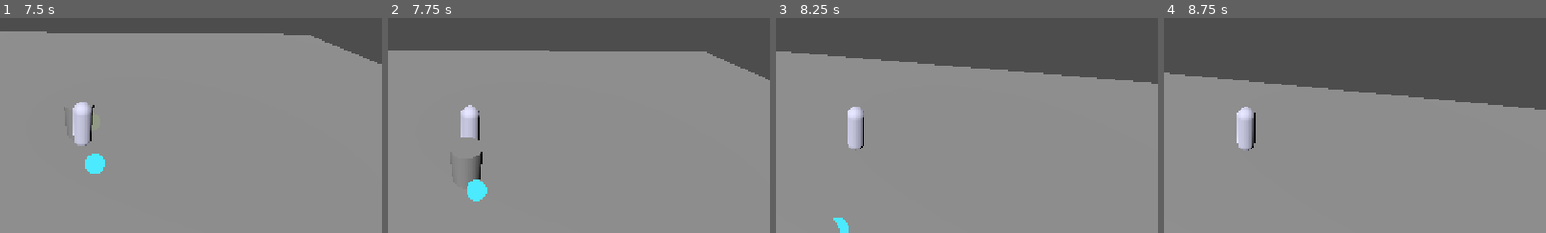
Above: before the commit, frames 1-4 (left to right).
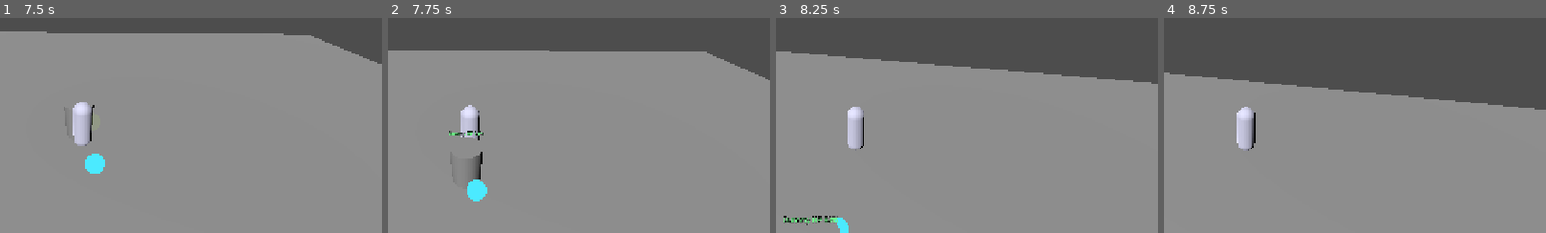
Above: after the commit, the same moments.

Repository: thegoatleroyjenkins/arpg-game
Game: Godot game, scene res://prototype3d/main_3d.tscn
Two runs of this game, one before a commit and one after it. Both use one fixed random seed, a clock stepped at 60 frames per second and the inputs below. This scene is started directly instead of the project's main scene.
Inputs (mouse positions are % of the whole screen's width and height, from its top left):
- Up to frame 1 (7.5 s): tap Enter (ui_accept) at 0.5, 5.75 s; move the mouse to (49, 52) at 0.52 s; press the mouse at (49, 52) at 0.53 s; hold W (move_up) 0.53-2.78 s; tap Space (jump) at 0.77, 1.52, 3.02, 3.77, 4.52, 6.02, 6.77 s; move the mouse to (57, 51) at 1.27 s; release the mouse at (57, 51) at 1.28 s; tap R (camera_recenter) at 1.35, 4.35, 7.35 s; move the mouse to (42, 49) at 2.02 s; tap Q (dash) at 2.1, 5.1 s; move the mouse to (51, 50) at 2.77 s; hold A (move_left) 2.78-3.53 s; tap Shift (sprint) at 2.85, 5.85 s; move the mouse to (46, 48) at 3.52 s; press the mouse at (46, 48) at 3.53 s; hold W (move_up) 3.53-5.78 s; move the mouse to (55, 50) at 4.27 s; release the mouse at (55, 50) at 4.28 s; move the mouse to (45, 50) at 5.02 s; move the mouse to (52, 48) at 5.77 s; hold D (move_right) 5.78-6.53 s; move the mouse to (49, 52) at 6.52 s; press the mouse at (49, 52) at 6.53 s; hold W (move_up) from 6.53 s (still down); move the mouse to (57, 51) at 7.27 s; release the mouse at (57, 51) at 7.28 s
- Up to frame 2 (7.75 s): keep holding W (move_up); tap Space (jump) at 7.52 s
- Up to frame 3 (8.25 s): keep holding W (move_up); move the mouse to (42, 49) at 8.02 s; tap Q (dash) at 8.1 s
- Up to frame 4 (8.75 s): keep holding W (move_up)
The pictures show only the part of the screen within x 39-89%, y 30-80%; the shares and areas given below are measured in that part.

Frame 1 is identical in both runs. In frame 2, 0.1% of the frame differs, in the area x 16-25%, y 52-56%; in frame 3, 0.3%, in the area x 2-17%, y 92-97%; in frame 4, nothing differs.

Commit message:
Add data-driven combat dummy health readout feedback

Diff:
--- a/prototype3d/combat_dummy_3d.gd
+++ b/prototype3d/combat_dummy_3d.gd
@@ -2,23 +2,102 @@
 
 @onready var mesh: MeshInstance3D = $MeshInstance3D
 
+@export_group("Dummy Feedback")
+@export var hit_flash_duration: float = 0.12
+@export var hit_flash_scale_bonus: float = 0.35
+
+@export_group("Health Readout")
+@export var health_label_height: float = 1.6
+@export var health_label_visible_time_on_hit: float = 1.5
+@export var health_label_show_when_full: bool = false
+@export var health_label_text_size: int = 28
+@export var health_label_color_high: Color = Color(0.45, 0.95, 0.55, 1.0)
+@export var health_label_color_mid: Color = Color(0.95, 0.85, 0.35, 1.0)
+@export var health_label_color_low: Color = Color(1.0, 0.38, 0.34, 1.0)
+
 var _base_scale: Vector3 = Vector3.ONE
 var _hit_flash_left: float = 0.0
+var _health_label_visible_left: float = 0.0
+var _health_label: Label3D = null
 
 func _ready() -> void:
 	super._ready()
 	if mesh != null:
 		_base_scale = mesh.scale
+	_create_health_label()
 	damage_taken.connect(_on_damage_taken)
+	health_changed.connect(_on_health_changed)
+	_update_health_label(current_health, max_health)
 
 func _process(delta: float) -> void:
+	_update_hit_flash(delta)
+	_update_health_label_visibility(delta)
+	_face_health_label_to_camera()
+
+func _update_hit_flash(delta: float) -> void:
 	if _hit_flash_left > 0.0:
 		_hit_flash_left = max(0.0, _hit_flash_left - delta)
 		if mesh != null:
-			var pulse: float = 1.0 + (_hit_flash_left * 0.35)
+			var normalized: float = 0.0
+			if hit_flash_duration > 0.0:
+				normalized = _hit_flash_left / hit_flash_duration
+			var pulse: float = 1.0 + (normalized * max(0.0, hit_flash_scale_bonus))
 			mesh.scale = _base_scale * pulse
 	elif mesh != null and mesh.scale != _base_scale:
 		mesh.scale = _base_scale
 
+func _update_health_label_visibility(delta: float) -> void:
+	if _health_label == null:
+		return
+	if _health_label_visible_left > 0.0:
+		_health_label_visible_left = max(0.0, _health_label_visible_left - delta)
+		_health_label.visible = true
+		return
+	if health_label_show_when_full:
+		_health_label.visible = true
+		return
+	var full_health: bool = current_health >= max_health - 0.001
+	_health_label.visible = not full_health
+
+func _create_health_label() -> void:
+	if _health_label != null:
+		return
+	_health_label = Label3D.new()
+	_health_label.name = "HealthLabel3D"
+	_health_label.position = Vector3(0.0, health_label_height, 0.0)
+	_health_label.billboard = BaseMaterial3D.BILLBOARD_ENABLED
+	_health_label.font_size = max(12, health_label_text_size)
+	_health_label.modulate = health_label_color_high
+	_health_label.pixel_size = 0.0055
+	_health_label.outline_size = 6
+	_health_label.no_depth_test = true
+	_health_label.visible = health_label_show_when_full
+	add_child(_health_label)
+
+func _face_health_label_to_camera() -> void:
+	if _health_label == null or not _health_label.visible:
+		return
+	var camera: Camera3D = get_viewport().get_camera_3d()
+	if camera == null:
+		return
+	_health_label.look_at(camera.global_position, Vector3.UP, true)
+
 func _on_damage_taken(_amount: float, _current: float, _max_value: float) -> void:
-	_hit_flash_left = 0.12
+	_hit_flash_left = max(0.0, hit_flash_duration)
+	_health_label_visible_left = max(_health_label_visible_left, health_label_visible_time_on_hit)
+
+func _on_health_changed(current: float, max_value: float) -> void:
+	_update_health_label(current, max_value)
+
+func _update_health_label(current: float, max_value: float) -> void:
+	if _health_label == null:
+		return
+	var safe_max: float = max(1.0, max_value)
+	var ratio: float = clamp(current / safe_max, 0.0, 1.0)
+	_health_label.text = "Dummy HP %d%%" % int(round(ratio * 100.0))
+	if ratio <= 0.3:
+		_health_label.modulate = health_label_color_low
+	elif ratio <= 0.65:
+		_health_label.modulate = health_label_color_mid
+	else:
+		_health_label.modulate = health_label_color_high
Not shown, changed: README.md
